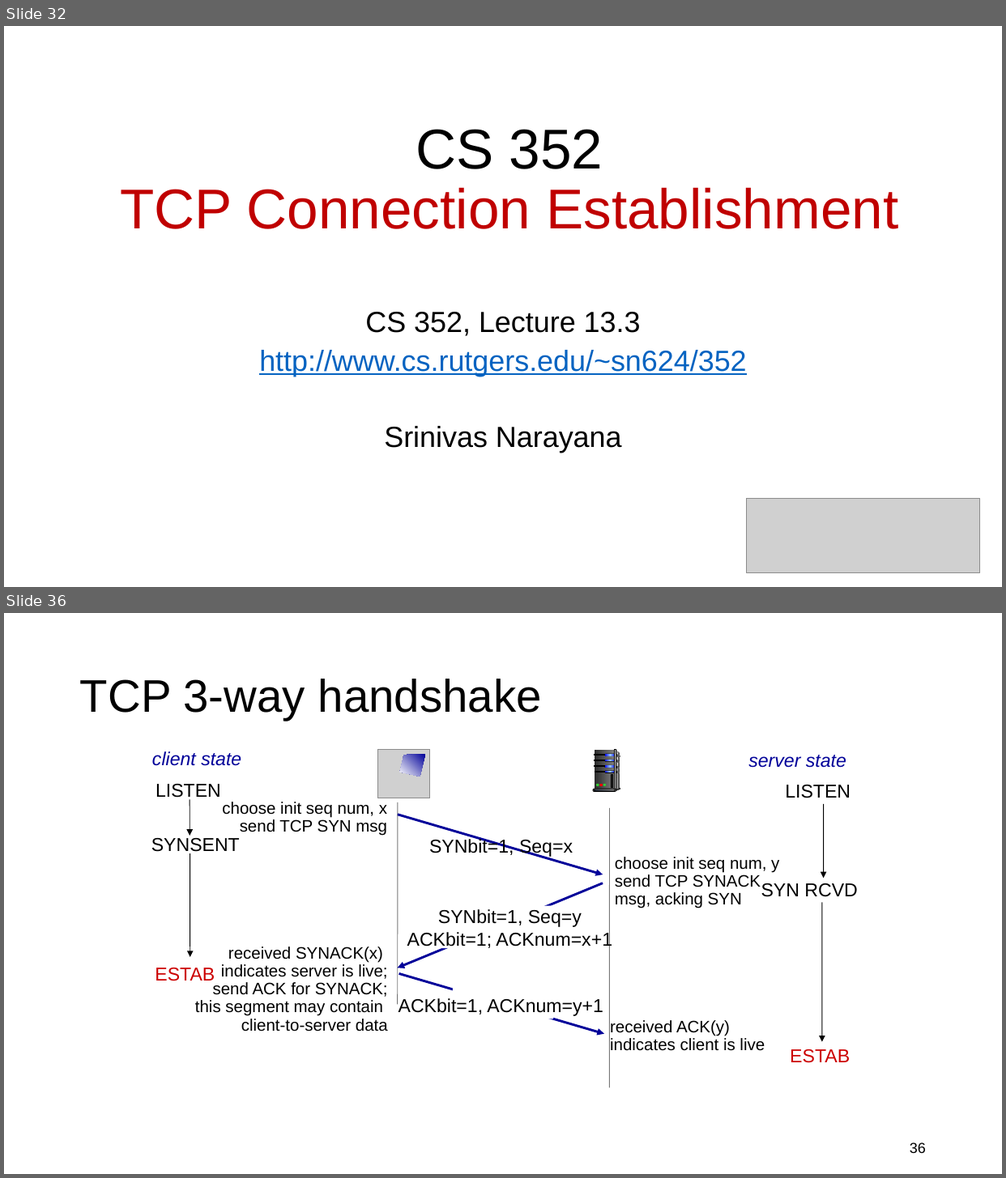
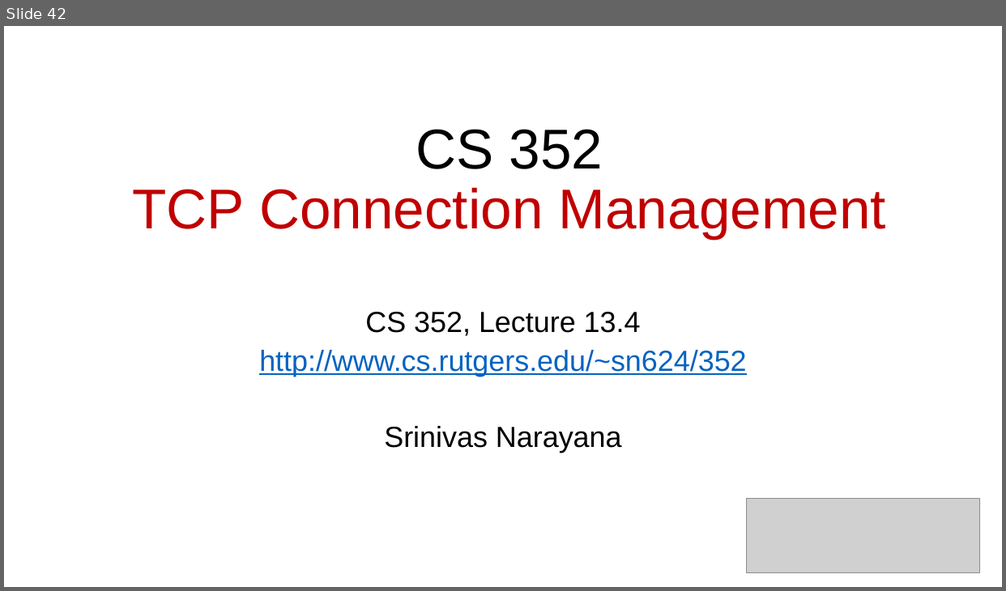
Before and after one commit to ngsrinivas/coursegen, a slide deck: ex/352-S21/staging/352-S21/lectures/transport-tcp-congestion-control-2.pptx. Shown one above the other, each under a label of ours: slides 32 and 36 before the commit, slide 42 after it; the slides between them are not shown. The pictures are 1006x1178 and 1006x591 pixels, drawn with LibreOffice and Linux fonts; fonts in the diff are those of the drawing; grey boxes stand for pictures. Boxes give left, top, right and bottom in pixels: in the first picture for what was removed or moved away, otherwise in the second. Text is boxed around its words. In the diff, an @@ line names an element or a change of style, - is before the commit and + after.

```diff
--- a/ex/352-S21/staging/352-S21/lectures/transport-tcp-congestion-control-2.pptx
+++ b/ex/352-S21/staging/352-S21/lectures/transport-tcp-congestion-control-2.pptx
@@ slide 36 removed at box(4, 613, 1002, 1174), background #FFFFFF @@
@@ title removed at box(80, 679, 542, 720) @@
-TCP 3-way handshake
@@ group removed at box(152, 749, 850, 801): 10 rounded rectangles, 8 freeform shapes, 7 rectangles, 4 texts, 4 ellipses, 1 picture @@
-client state
-LISTEN
-server state
-LISTEN
@@ arrow removed from (189, 799) to (189, 835) @@
@@ text removed at box(222, 802, 387, 836) @@
-choose init seq num, x
-send TCP SYN msg
@@ line removed from (398, 803) to (398, 1004) @@
@@ arrow removed from (824, 804) to (824, 878) @@
@@ arrow removed from (398, 815) to (603, 875) @@
@@ line removed from (610, 808) to (610, 1088) @@
@@ text removed at box(151, 838, 240, 856) @@
-SYNSENT
@@ arrow removed from (190, 854) to (190, 957) @@
@@ text removed at box(429, 837, 573, 857) @@
-SYNbit=1, Seq=x
@@ group removed at box(398, 857, 779, 968): 2 texts, 1 arrow, 1 rectangle @@
-SYNbit=1, Seq=y
-ACKbit=1; ACKnum=x+1
-choose init seq num, y
-send TCP SYNACK
-msg, acking SYN
@@ text removed at box(761, 884, 857, 897) @@
-SYN RCVD
@@ arrow removed from (822, 903) to (822, 1042) @@
@@ text removed at box(155, 968, 215, 982) @@
-ESTAB
@@ group removed at box(195, 947, 765, 1051): 3 texts, 1 arrow, 1 rectangle @@
-ACKbit=1, ACKnum=y+1
-received SYNACK(x)
-indicates server is live;
-send ACK for SYNACK;
-this segment may contain
-client-to-server data
-received ACK(y)
-indicates client is live
@@ text removed at box(790, 1050, 850, 1063) @@
-ESTAB
@@ page number removed at box(910, 1143, 926, 1153) @@
-36
@@ what was slide 32 is now slide 42 @@
@@ slide 42 changed as well @@
@@ title at box(133, 129, 886, 239): text changed @@
-CS 352
-TCP Connection Establishment
+CS 352
+TCP Connection Management
@@ subtitle at box(365, 312, 641, 336): text changed @@
-CS 352, Lecture 13.3
+CS 352, Lecture 13.4
```
Also in this commit, not shown: 9 other slides changed, 20 slides added, 7 other slides removed, 2 other files.
